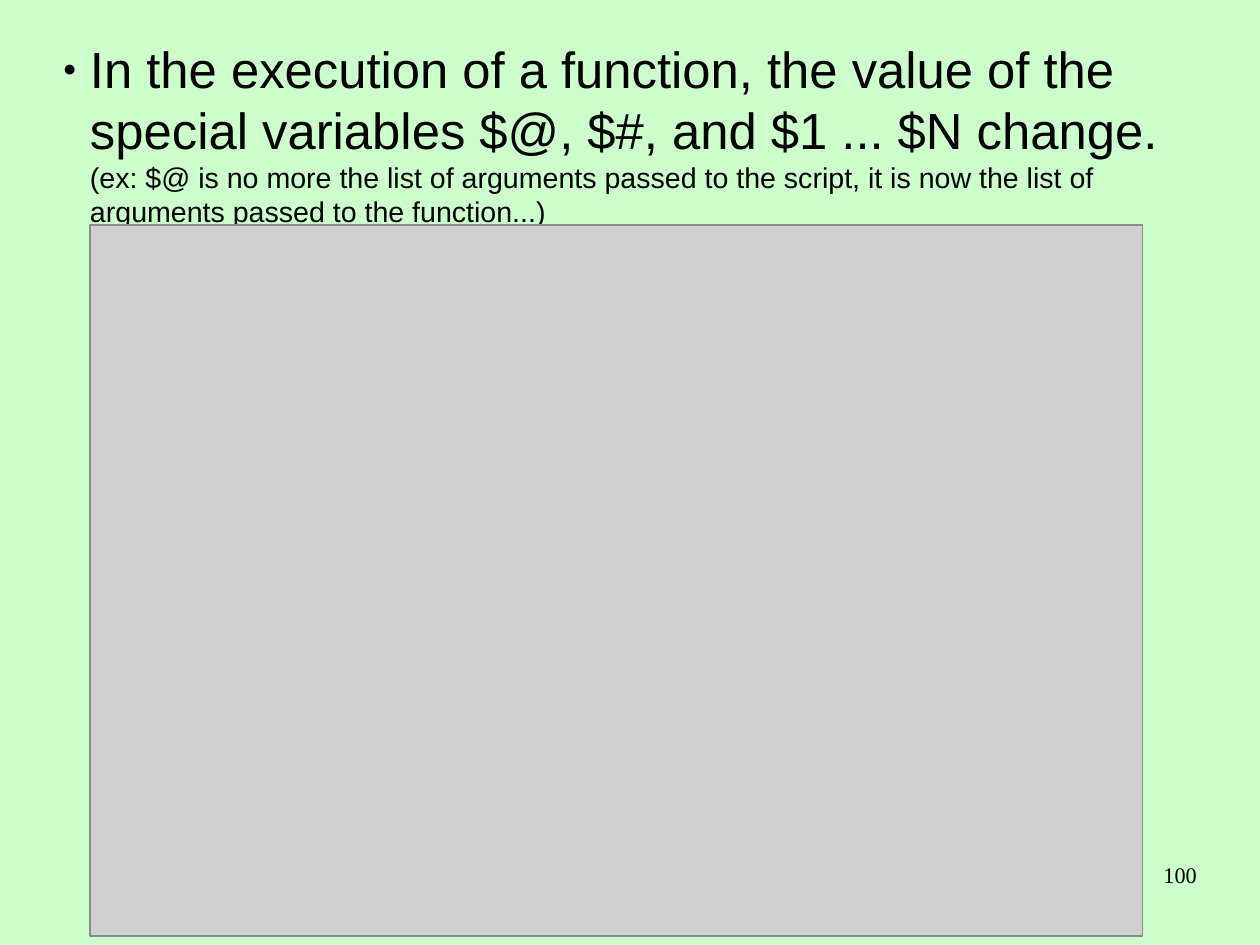
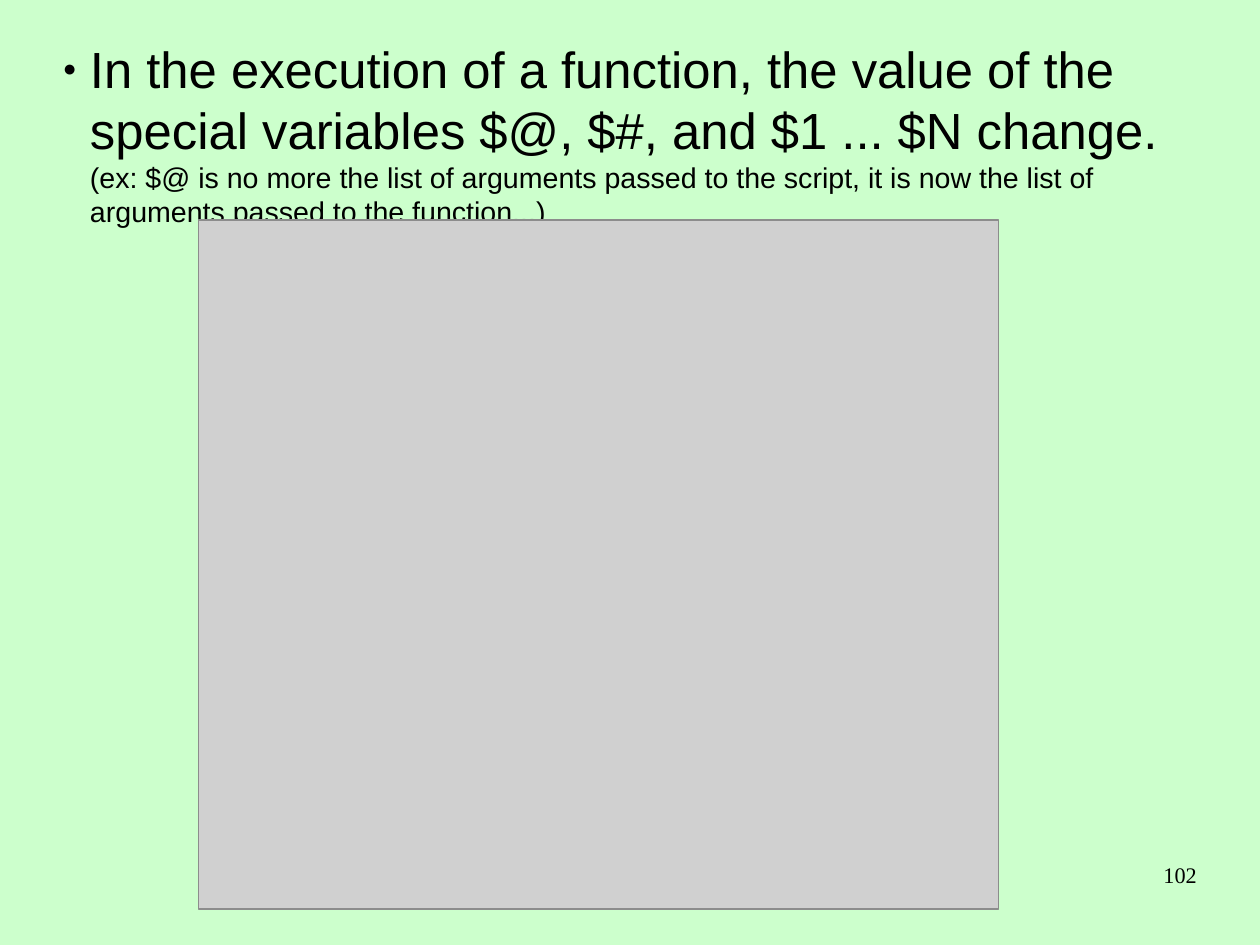
Before and after one commit to Clibre/An-introduction-to-bash, a slide deck: slide 102 of presentation/presentation.odp (slide 100 before the commit). Drawn at 1260x945 pixels with LibreOffice and Linux fonts; fonts in the diff are those of the drawing; grey boxes stand for pictures. Boxes give left, top, right and bottom in pixels: in the first picture for what was removed or moved away, otherwise in the second. Text is boxed around its words. In the diff, an @@ line names an element or a change of style, - is before the commit and + after.

```diff
--- a/presentation/presentation.odp
+++ b/presentation/presentation.odp
@@ picture: place and size @@
-picture at [90, 225, 1143, 936]
+picture at [199, 220, 999, 909]
@@ page number at [1163, 868, 1196, 884]: text changed @@
-100
+102
```
Also in this commit, not shown: 4 other slides changed, 3 slides added, 1 slide removed, 5 other files.
